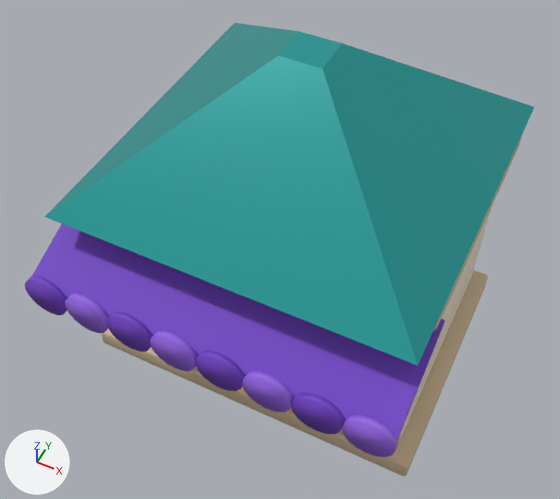
Before and after pictures for a commit that changed the glTF model godot/assets/models/magazin_3.glb.
Both versions are drawn from a 50 mm camera at (1.98, -4.41, 6.4) aimed at (-0.03, -0.39, 1.38). The lights are fixed; the arrows at lower left show +X, +Y and +Z. The picture after the commit comes second. Where no turn or scale is listed for an object, it has been applied to the vertices. Vertices at exactly the same position are counted once.

In view in the first picture: 'Mag.001'.
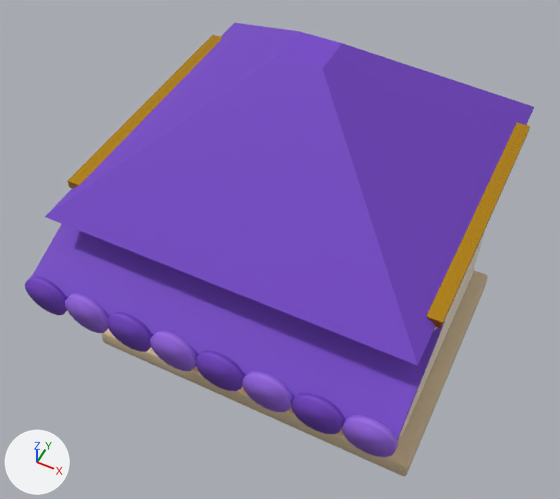
Pixel boxes (x1, y1, x2, y2) of what changed, in the pictures (560 x 499 px):
```json
{"part": 1, "of": "me_cube", "change": "added", "after": [67, 35, 530, 328]}
{"part": 2, "of": "me_cube", "change": "recoloured", "before": [45, 23, 534, 366], "after": [45, 23, 534, 366], "on screen": "cyan to purple"}
```

Edits to the scene script, one JSON object a line:
```json
{"block": "me_cube", "where": "# used by ob_mag_001; location = (0.0, 0.0, 0.0)"}
{"op": "remove", "block": "me_cube", "code": "me_cube.from_pydata(...)  # 628 vertices, 1188 faces; spans x -1.6..1.6, y -1.85..1.57, z 0.0..3.14"}
{"op": "add", "block": "me_cube", "code": "me_cube.from_pydata(...)  # 636 vertices, 1200 faces; spans x -1.6..1.6, y -1.85..1.57, z 0.0..3.14"}
{"block": "me_cube", "change": "me_cube part 1: a new loose piece, a box spanning x -1.56..1.56, y -1.11..1.21, z 2.085..2.155, in mat_auriu (orange #f2b630)"}
{"block": "me_cube", "change": "me_cube part 2: 12 faces spanning x -1.52..1.52, y -1.47..1.57, z 2.1..3.14 switch from mat_acoperisturcoaz (cyan #1f9e9c) to mat_violet (purple #7442c8)"}
```
